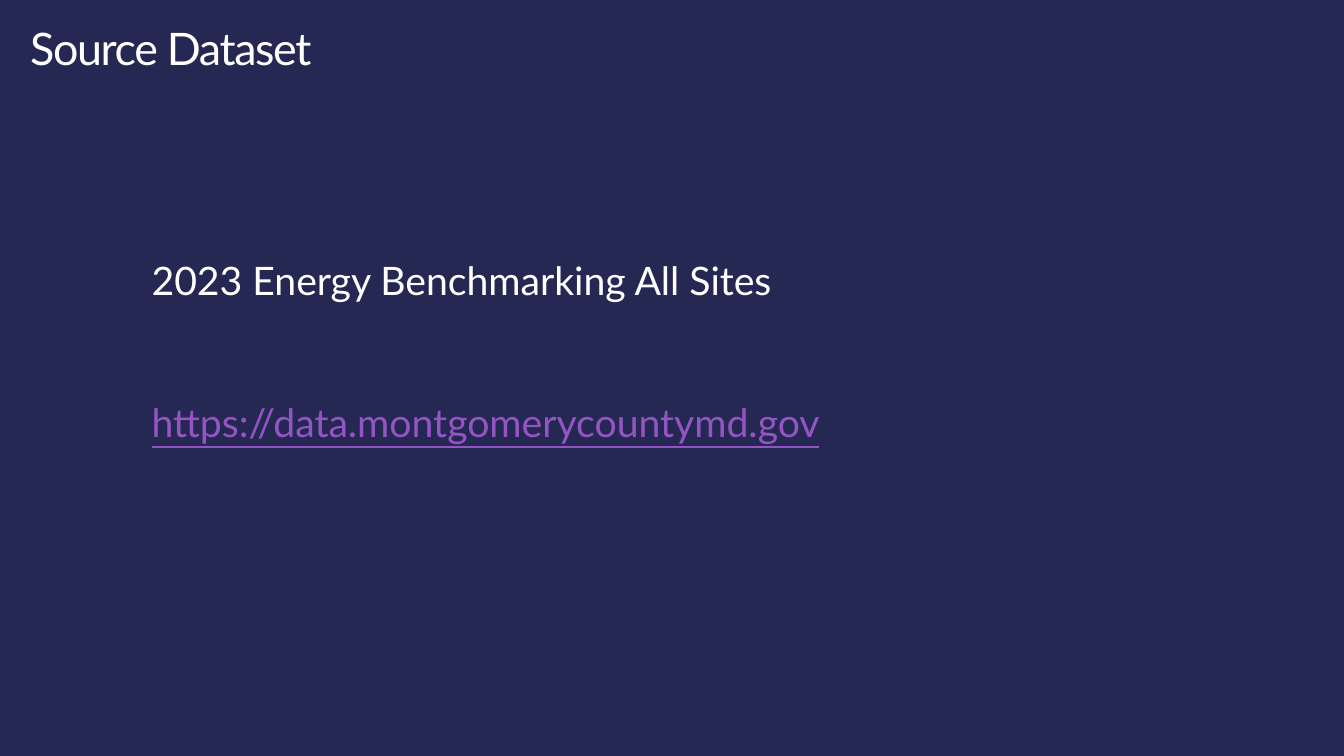
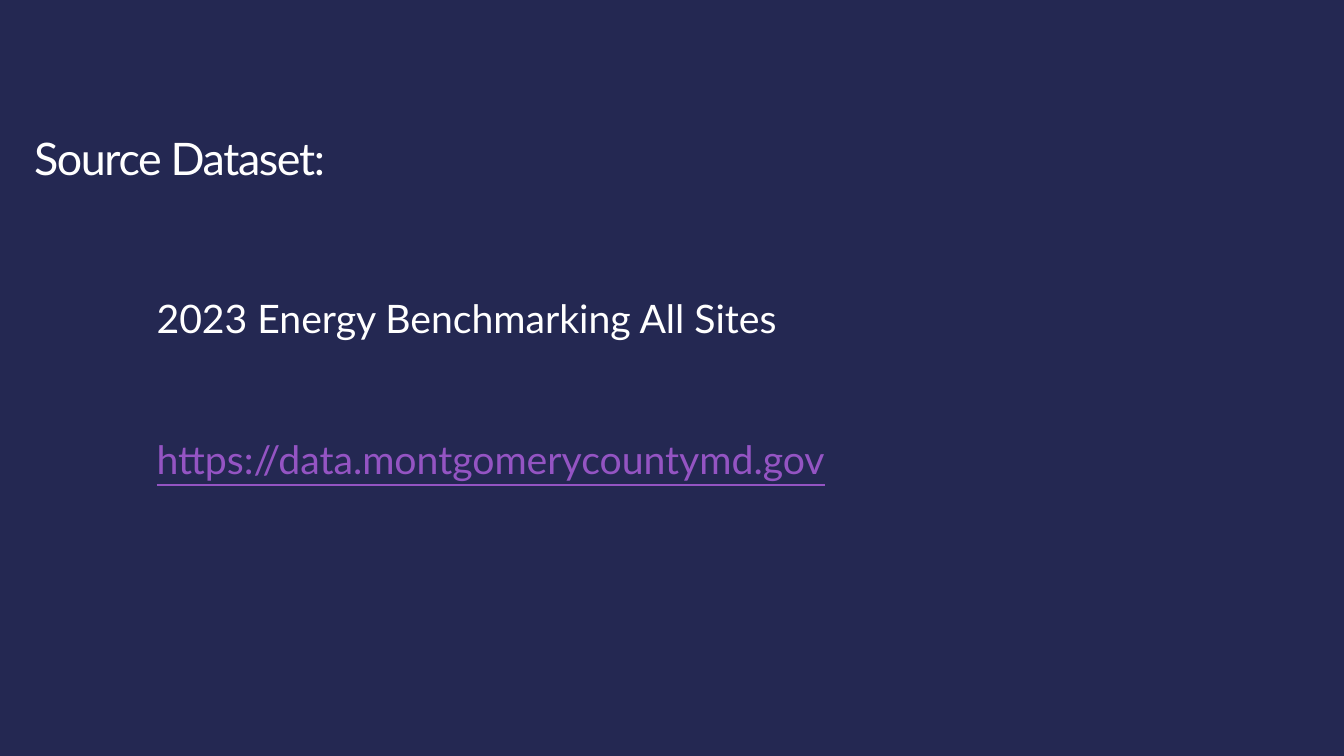
Before and after one commit to Alissa-Ouspen/data110_alissa, a slide deck: slide 2 of project1/Proj1_Present_Energy_Ouspenskaia.pptx. Drawn at 1344x756 pixels with LibreOffice and Linux fonts; fonts in the diff are those of the drawing. Boxes give left, top, right and bottom in pixels: in the first picture for what was removed or moved away, otherwise in the second. Text is boxed around its words. In the diff, an @@ line names an element or a change of style, - is before the commit and + after.

```diff
--- a/project1/Proj1_Present_Energy_Ouspenskaia.pptx
+++ b/project1/Proj1_Present_Energy_Ouspenskaia.pptx
@@ title at [34,142,325,176]: text changed @@
-Source Dataset
+Source Dataset:
@@ text "2023 Energy Benchmarking All Sites": place and size @@
-text "2023 Energy Benchmarking All Sites" at [152,266,820,444]
+text "2023 Energy Benchmarking All Sites" at [157,304,825,481]
```
Also in this commit, not shown: 2 other slides changed, 2 slides added, 2 other files.
